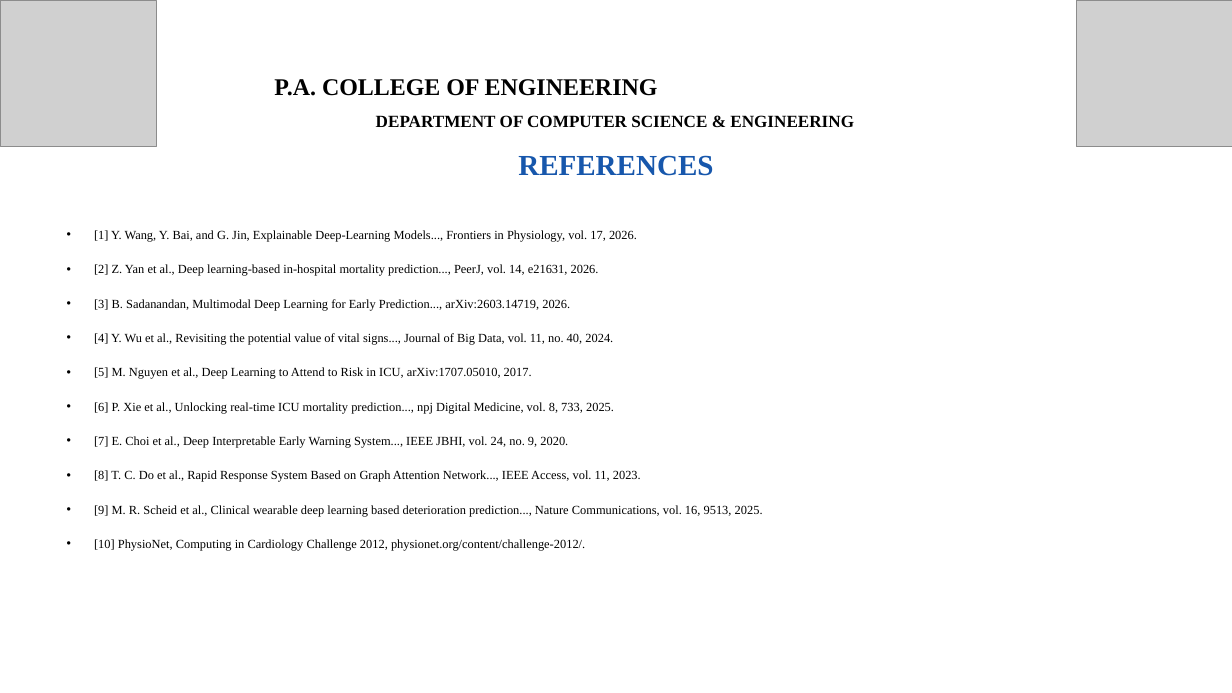
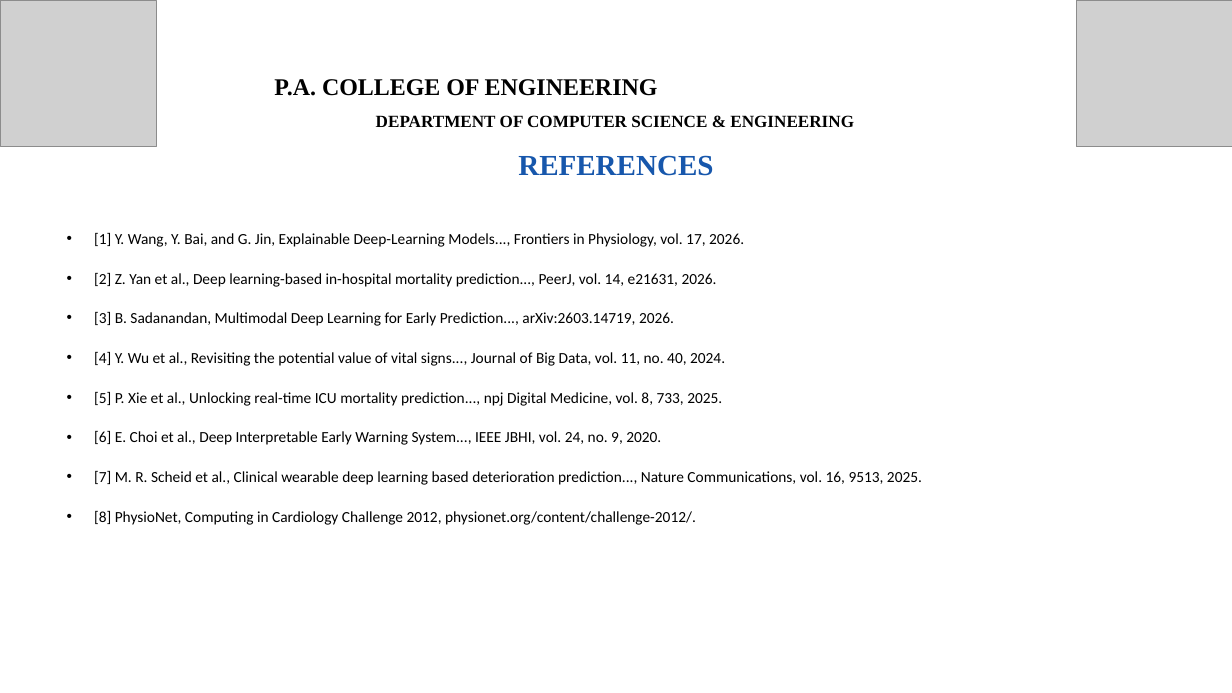
Before and after one commit to Dinaltium/SynCura, a slide deck: slide 15 of ppt/SynCura_Deck_V2.pptx. Drawn at 1232x693 pixels with LibreOffice and Linux fonts; fonts in the diff are those of the drawing; grey boxes stand for pictures. Boxes give left, top, right and bottom in pixels: in the first picture for what was removed or moved away, otherwise in the second. Text is boxed around its words. In the diff, an @@ line names an element or a change of style, - is before the commit and + after.

Commit message:
docs: sync all docs to deployed 3-model ensemble (val 0.840, fresh holdout 0.844); fix refs slide

```diff
--- a/ppt/SynCura_Deck_V2.pptx
+++ b/ppt/SynCura_Deck_V2.pptx
@@ text at <box>94,233,744,366</box>: size 14.5 to 18 pt, font Times New Roman to Calibri in "[1] Y. Wang, Y. Bai, and G. ...", "[2] Z. Yan et al., Deep learning-based ...", "[3] B. Sadanandan, Multimodal Deep Learning for ...", "[4] Y. Wu et al., Revisiting the ..." @@
@@ text at <box>94,392,922,525</box>: text changed; size 14.5 to 18 pt; font Times New Roman to Calibri @@
-• [5] M. Nguyen et al., Deep Learning to Attend to Risk in ICU, arXiv:1707.05010, 2017.
-• [6] P. Xie et al., Unlocking real-time ICU mortality prediction..., npj Digital Medicine, vol. 8, 733, 2025.
-• [7] E. Choi et al., Deep Interpretable Early Warning System..., IEEE JBHI, vol. 24, no. 9, 2020.
-• [8] T. C. Do et al., Rapid Response System Based on Graph Attention Network..., IEEE Access, vol. 11, 2023.
-• [9] M. R. Scheid et al., Clinical wearable deep learning based deterioration prediction..., Nature Communications, vol. 16, 9513, 2025.
-• [10] PhysioNet, Computing in Cardiology Challenge 2012, physionet.org/content/challenge-2012/.
+• [5] P. Xie et al., Unlocking real-time ICU mortality prediction..., npj Digital Medicine, vol. 8, 733, 2025.
+• [6] E. Choi et al., Deep Interpretable Early Warning System..., IEEE JBHI, vol. 24, no. 9, 2020.
+• [7] M. R. Scheid et al., Clinical wearable deep learning based deterioration prediction..., Nature Communications, vol. 16, 9513, 2025.
+• [8] PhysioNet, Computing in Cardiology Challenge 2012, physionet.org/content/challenge-2012/.
```
Also in this commit, not shown: 2 other slides changed, 5 other files.
